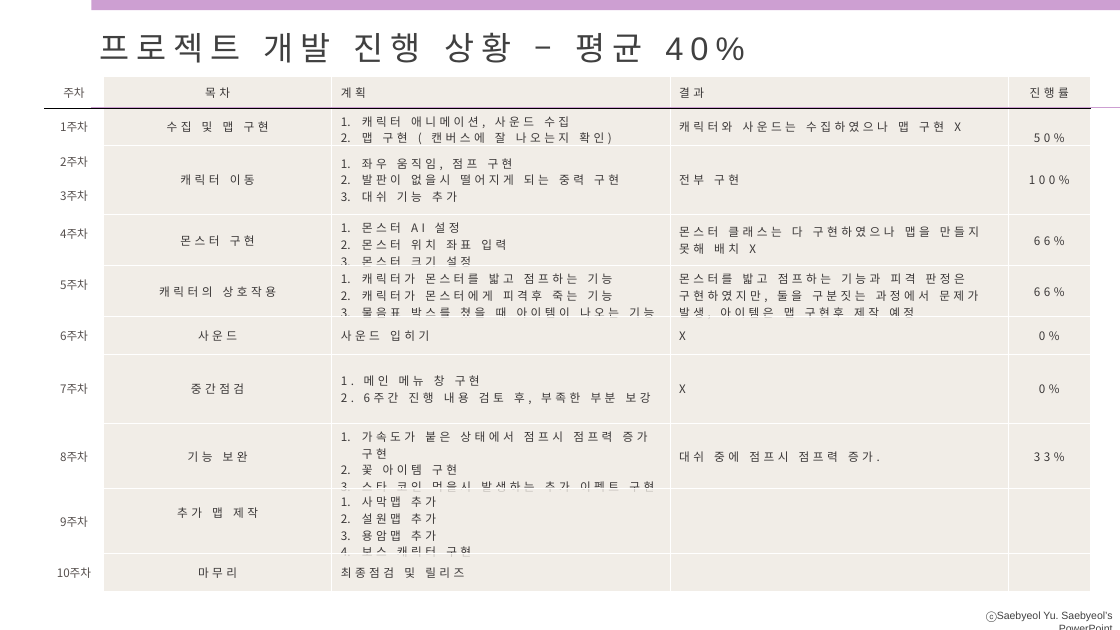
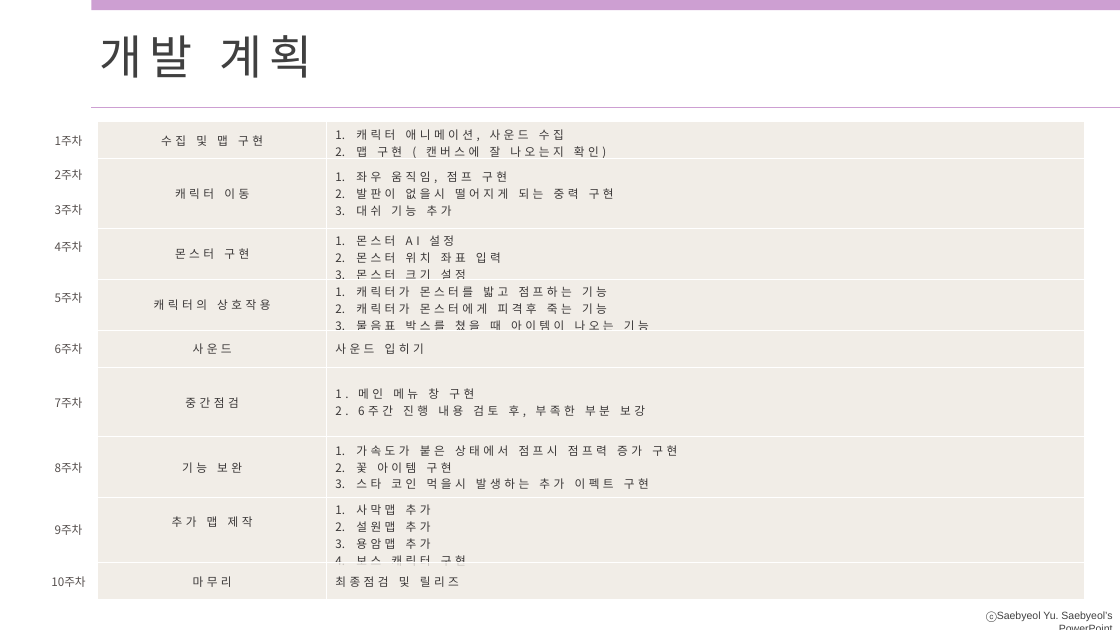
Before and after one commit to sangheonlee97/2DGP-Project, a slide deck: slide 5 of ppt.pptx (slide 2 before the commit). Drawn at 1120x630 pixels with LibreOffice and Linux fonts; fonts in the diff are those of the drawing. Boxes give left, top, right and bottom in pixels: in the first picture for what was removed or moved away, otherwise in the second. Text is boxed around its words. In the diff, an @@ line names an element or a change of style, - is before the commit and + after.

```diff
--- a/ppt.pptx
+++ b/ppt.pptx
@@ text at <box>100,35,312,78</box>: text changed; size 28 to 40 pt @@
-프로젝트 개발 진행 상황 – 평균 40%
+개발 계획
@@ table at <box>39,122,1086,600</box> @@
-주차 | 목차 | 계획 | 결과 | 진행률
-1주차 | 수집 및 맵 구현 | 캐릭터 애니메이션, 사운드 수집 / 맵 구현 ( 캔버스에 잘 나오는지 확인) | 캐릭터와 사운드는 수집하였으나 맵 구현 X | 50%
-2주차 | 캐릭터 이동 | 좌우 움직임, 점프 구현 / 발판이 없을시 떨어지게 되는 중력 구현 / 대쉬 기능 추가 | 전부 구현 | 100%
-3주차 |  |  |  | 
-4주차 | 몬스터 구현 | 몬스터 AI 설정 / 몬스터 위치 좌표 입력 / 몬스터 크기 설정 | 몬스터 클래스는 다 구현하였으나 맵을 만들지 못해 배치 X | 66%
-5주차 |  |  |  | 
- | 캐릭터의 상호작용 | 캐릭터가 몬스터를 밟고 점프하는 기능 / 캐릭터가 몬스터에게 피격후 죽는 기능 / 물음표 박스를 쳤을 때 아이템이 나오는 기능 | 몬스터를 밟고 점프하는 기능과 피격 판정은 구현하였지만, 둘을 구분짓는 과정에서 문제가 발생, 아이템은 맵 구현후 제작 예정 | 66%
-6주차 | 사운드 | 사운드 입히기 | X | 0%
-7주차 | 중간점검 | 1. 메인 메뉴 창 구현 / 2. 6주간 진행 내용 검토 후, 부족한 부분 보강 | X | 0%
-8주차 | 기능 보완 | 가속도가 붙은 상태에서 점프시 점프력 증가 구현 / 꽃 아이템 구현 / 스타 코인 먹을시 발생하는 추가 이펙트 구현 | 대쉬 중에 점프시 점프력 증가. | 33%
-9주차 | 추가 맵 제작 | 사막맵 추가 / 설원맵 추가 / 용암맵 추가 / 보스 캐릭터 구현 |  | 
-10주차 | 마무리 | 최종점검 및 릴리즈 |  | 
+1주차 | 수집 및 맵 구현 | 캐릭터 애니메이션, 사운드 수집 / 맵 구현 ( 캔버스에 잘 나오는지 확인)
+2주차 | 캐릭터 이동 | 좌우 움직임, 점프 구현 / 발판이 없을시 떨어지게 되는 중력 구현 / 대쉬 기능 추가
+3주차 |  | 
+4주차 | 몬스터 구현 | 몬스터 AI 설정 / 몬스터 위치 좌표 입력 / 몬스터 크기 설정
+5주차 |  | 
+ | 캐릭터의 상호작용 | 캐릭터가 몬스터를 밟고 점프하는 기능 / 캐릭터가 몬스터에게 피격후 죽는 기능 / 물음표 박스를 쳤을 때 아이템이 나오는 기능
+6주차 | 사운드 | 사운드 입히기
+7주차 | 중간점검 | 1. 메인 메뉴 창 구현 / 2. 6주간 진행 내용 검토 후, 부족한 부분 보강
+8주차 | 기능 보완 | 가속도가 붙은 상태에서 점프시 점프력 증가 구현 / 꽃 아이템 구현 / 스타 코인 먹을시 발생하는 추가 이펙트 구현
+9주차 | 추가 맵 제작 | 사막맵 추가 / 설원맵 추가 / 용암맵 추가 / 보스 캐릭터 구현
+10주차 | 마무리 | 최종점검 및 릴리즈
@@ table: place and size @@
-table at <box>45,76,1091,619</box>
+table at <box>39,122,1086,600</box>
```
Also in this commit, not shown: 1 other slide changed, 3 slides added, 1 slide removed.
